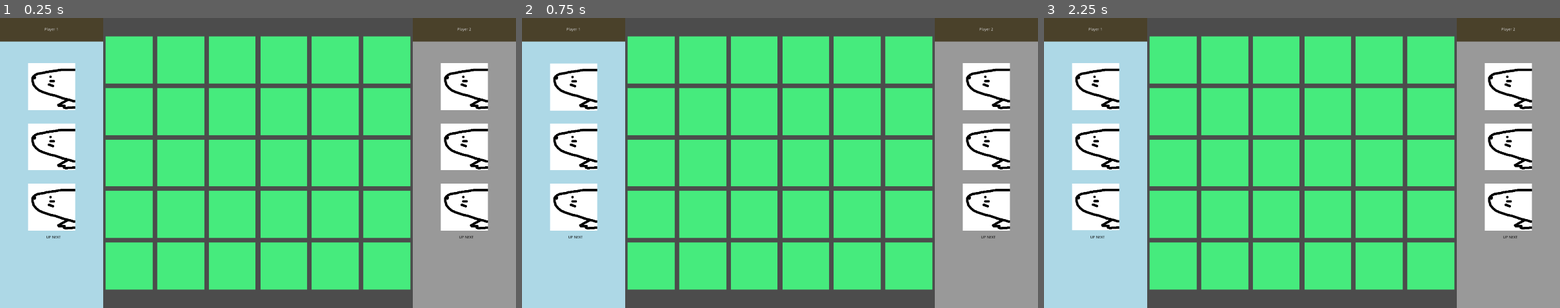
Above: before the commit, frames 1-3 (left to right).
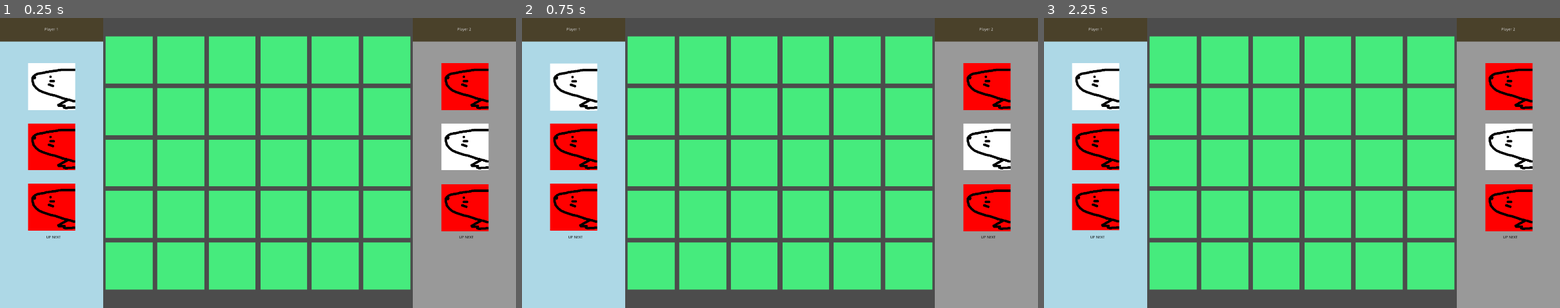
Above: after the commit, the same moments.

Repository: studio-hungus/habitile
Game: Godot game, scene res://Game/Game.tscn
Same seed, same stepped clock (60 frames per second), same inputs: the game is played once before the commit and once after it.
Inputs (mouse positions are in pixels of both pictures, inside the frame that each line leads up to):
- Up to frame 1 (0.25 s): no input
- Up to frame 2 (0.75 s): tap Enter at 0.5 s; move the mouse to (573, 87) at 0.52 s; click (573, 87) at 0.67 s
- Up to frame 3 (2.25 s): tap Space at 1.25 s; move the mouse to (1095, 145) at 1.27 s; click (1095, 145) at 1.42 s; tap Enter at 2 s; move the mouse to (1095, 206) at 2.02 s; click (1095, 206) at 2.17 s

The runs differ from the first frame. In frame 1, 5.5% of the frame differs, in the area x 5-95%, y 15-74%; in frame 2, 5.5%; in frame 3, 5.5%.

Commit message:
Add tile type enum

Diff:
--- a/project/Game/Game.gd
+++ b/project/Game/Game.gd
@@ -7,6 +7,8 @@
 var hovered_node : Node2D
 var original_tile_position : Vector2
 var is_player_one_turn := true
+var stack_left := []
+var stack_right := []
 
 onready var tiles := find_node("Tiles")
 onready var board := find_node("Board")
@@ -16,6 +18,19 @@
 
 
 func _ready():
+	for i in 30:
+		var tile = preload("res://Tile/Tile.tscn").instance()
+		tiles.add_child(tile)
+		tile.global_position = Vector2(-512, -512)
+		tile.set_type(tile.TYPE.values()[randi() % tile.TYPE.size()])
+
+	tiles.get_child(0).global_position = $LeftPlayerPosition1.global_position
+	tiles.get_child(1).global_position = $LeftPlayerPosition2.global_position
+	tiles.get_child(2).global_position = $LeftPlayerPosition3.global_position
+	tiles.get_child(3).global_position = $RightPlayerPosition1.global_position
+	tiles.get_child(4).global_position = $RightPlayerPosition2.global_position
+	tiles.get_child(5).global_position = $RightPlayerPosition3.global_position
+
 	for tile in tiles.get_children():
 		tile.connect("pressed", self, "_on_Tile_pressed", [tile])
 
--- a/project/Game/Game.tscn
+++ b/project/Game/Game.tscn
@@ -1,6 +1,5 @@
-[gd_scene load_steps=7 format=2]
+[gd_scene load_steps=6 format=2]
 
-[ext_resource path="res://Tile/Tile.tscn" type="PackedScene" id=1]
 [ext_resource path="res://Board/Board.tscn" type="PackedScene" id=2]
 [ext_resource path="res://Game/Game.gd" type="Script" id=3]
 [ext_resource path="res://Game/GL_SFX_Nope.wav" type="AudioStream" id=4]
@@ -19,27 +18,27 @@
 
 [node name="Tiles" type="Node2D" parent="."]
 
-[node name="Tile" parent="Tiles" instance=ExtResource( 1 )]
-position = Vector2( 192, 256 )
-
-[node name="Tile2" parent="Tiles" instance=ExtResource( 1 )]
-position = Vector2( 192, 480 )
-
-[node name="Tile3" parent="Tiles" instance=ExtResource( 1 )]
-position = Vector2( 192, 704 )
-
-[node name="Tile4" parent="Tiles" instance=ExtResource( 1 )]
-position = Vector2( 1728, 256 )
-
-[node name="Tile5" parent="Tiles" instance=ExtResource( 1 )]
-position = Vector2( 1728, 480 )
-
-[node name="Tile6" parent="Tiles" instance=ExtResource( 1 )]
-position = Vector2( 1728, 704 )
-
 [node name="NoDropSound" type="AudioStreamPlayer" parent="."]
 stream = ExtResource( 4 )
 
 [node name="DropSound" type="AudioStreamPlayer" parent="."]
 stream = ExtResource( 5 )
 volume_db = 3.0
+
+[node name="LeftPlayerPosition1" type="Position2D" parent="."]
+position = Vector2( 192, 256 )
+
+[node name="LeftPlayerPosition2" type="Position2D" parent="."]
+position = Vector2( 192, 480 )
+
+[node name="LeftPlayerPosition3" type="Position2D" parent="."]
+position = Vector2( 192, 704 )
+
+[node name="RightPlayerPosition1" type="Position2D" parent="."]
+position = Vector2( 1730, 256 )
+
+[node name="RightPlayerPosition2" type="Position2D" parent="."]
+position = Vector2( 1730, 480 )
+
+[node name="RightPlayerPosition3" type="Position2D" parent="."]
+position = Vector2( 1730, 706 )
--- a/project/Tile/Tile.gd
+++ b/project/Tile/Tile.gd
@@ -5,8 +5,15 @@
 signal pressed
 signal released
 
+enum TYPE {
+	VOLE,SALAMANDER
+
+}
+
+
 export var size := Vector2(175, 175)
 var _placed = false
+var type = TYPE.VOLE
 
 
 func contains(mouse_position:Vector2) -> bool:
@@ -27,3 +34,10 @@
 
 func set_placed():
 	_placed = true
+
+
+func set_type(new_type):
+	type = new_type
+
+	if type == TYPE.SALAMANDER:
+		$Sprite.modulate = Color.red
